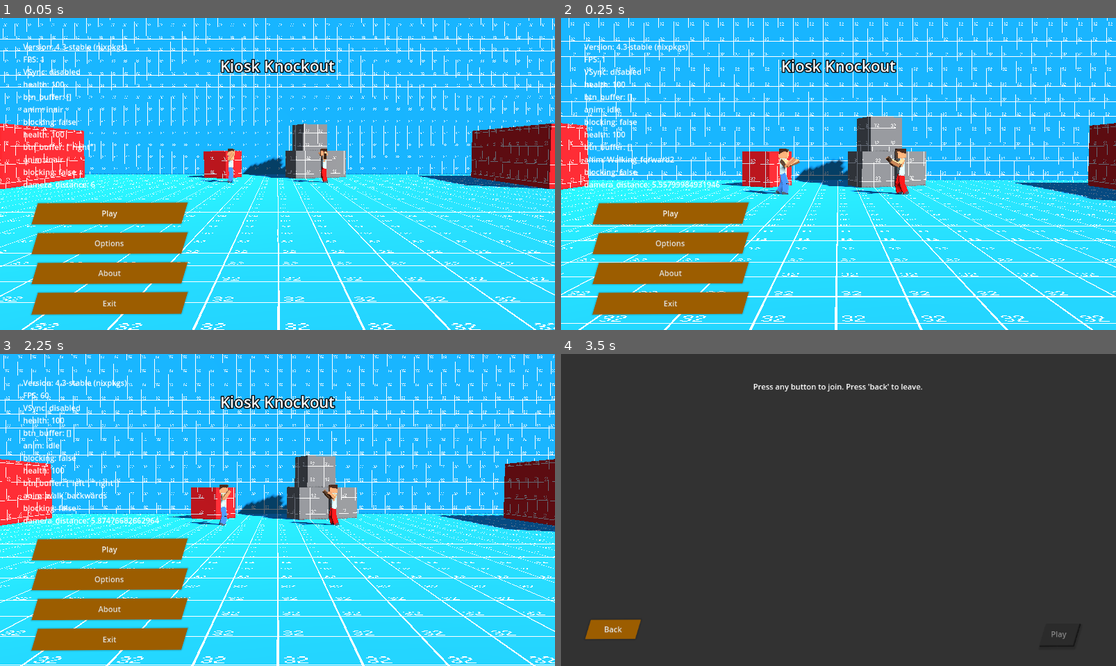
Above: before the commit, frames 1-4 (two rows, left to right).
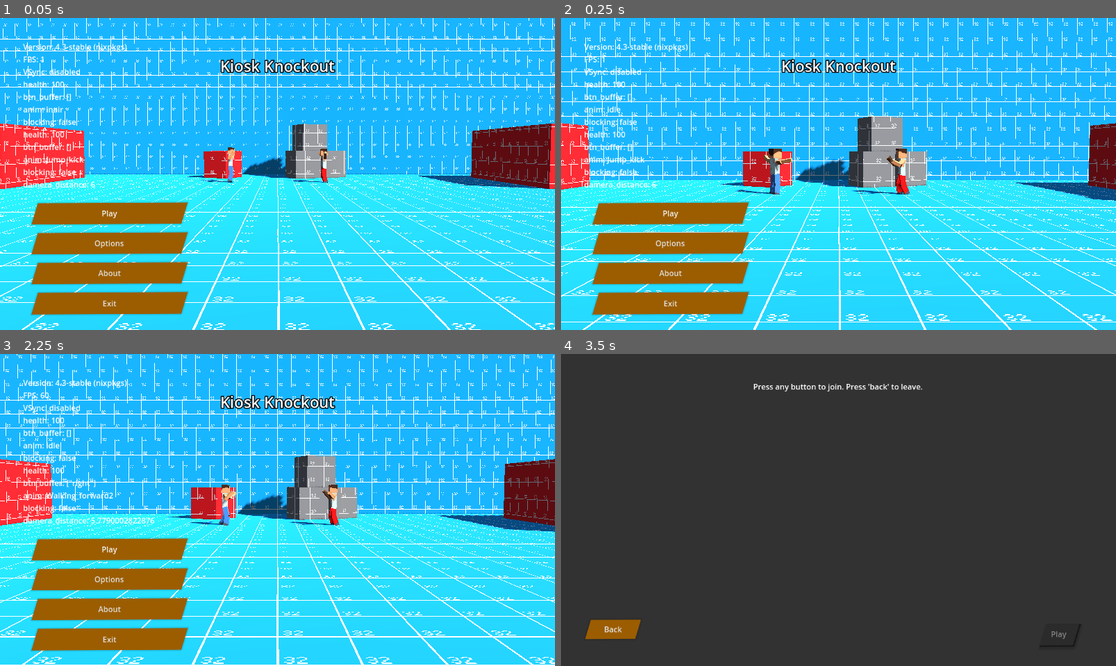
Above: after the commit, the same moments.

Repository: miklaskarjalainen/KioskKnockout
Game: Godot game, scene res://src/scenes/TitleScreen.tscn
The game is run twice, just before and just after one commit, with the same random seed, the same clock (stepped at 60 frames per second) and the same inputs.
Inputs (mouse positions are in pixels of both pictures, inside the frame that each line leads up to):
- Up to frame 1 (0.05 s): no input
- Up to frame 2 (0.25 s): no input
- Up to frame 3 (2.25 s): click "Play" at 0.5 s; tap Enter at 1.25 s; move the mouse to (399, 494) at 1.27 s; hold Up (ui_up) 1.28-2 s; click (399, 494) at 1.42 s; click "Back" at 2 s
- Up to frame 4 (3.5 s): click "Play" at 2.75 s

The runs differ from the first frame. In frame 1, 0.2% of the frame differs, in the area x 8-43%, y 40-53%; in frame 2, 13%, in the area x 0-100%, y 0-100%; in frame 3, 2.2%; in frame 4, nothing differs.

Commit message:
Update AiComponent.gd

Diff:
--- a/src/actors/AiComponent.gd
+++ b/src/actors/AiComponent.gd
@@ -26,28 +26,44 @@
 		opts[_last_action]   = 1000
 
 	# If opponent is really far, prefer walking towards it.
-	if dist_to_opp() > 1.6:
-		opts[player.InputDown] = 0
-		opts[player.InputNormal] = 0
-		opts[player.InputSpecial] = 0
-		opts[player.InputUp] = 5
+	if dist_to_opp() > 1.85:
 		if player.is_opponent_on_right():
 			opts[player.InputRight] += 25
 		else:
 			opts[player.InputLeft] += 25
+
 	elif not opponent.Health.is_dead():
 		# Otherwise prefer making an attack.
-		opts[player.InputDown] = 15
-		opts[player.InputNormal] = 25
-		opts[player.InputSpecial] = 25
+		opts[player.InputDown] = 10
+		opts[player.InputNormal] = 5
+		opts[player.InputSpecial] = 5
+
+		# Further away, do a kick.
+		if dist_to_opp() > 1.65:
+			opts[player.InputSpecial] += 35
+		else:
+			opts[player.InputNormal] += 35
+
+		# Try countering from air (Uppercut)
+		if not opponent.is_on_floor():
+			if player.Action._button_buffer.size() > 0 and not player.Action._button_buffer[0] == "up":
+				opts[player.InputUp] += 69
+			else:
+				opts[player.InputNormal] += 69
+
+	if not player.is_on_floor():
+		opts[player.InputSpecial] += 90
 
 	# Prefer using the same action as previous frame.
 	if not _last_action.is_empty():
-		opts[_last_action] += 100
+		opts[_last_action] += 150
 
-	# Prefer blocking an attack
+	# Prefer blocking an attack, escpecially continueing if already began
 	if dist_to_opp() < 2.0 and opponent.Action.is_performing_action():
 		opts[player.InputDown] += 80
+		if _last_action == player.InputDown:
+			opts[player.InputDown] += 1000
+
 
 	return opts
 
